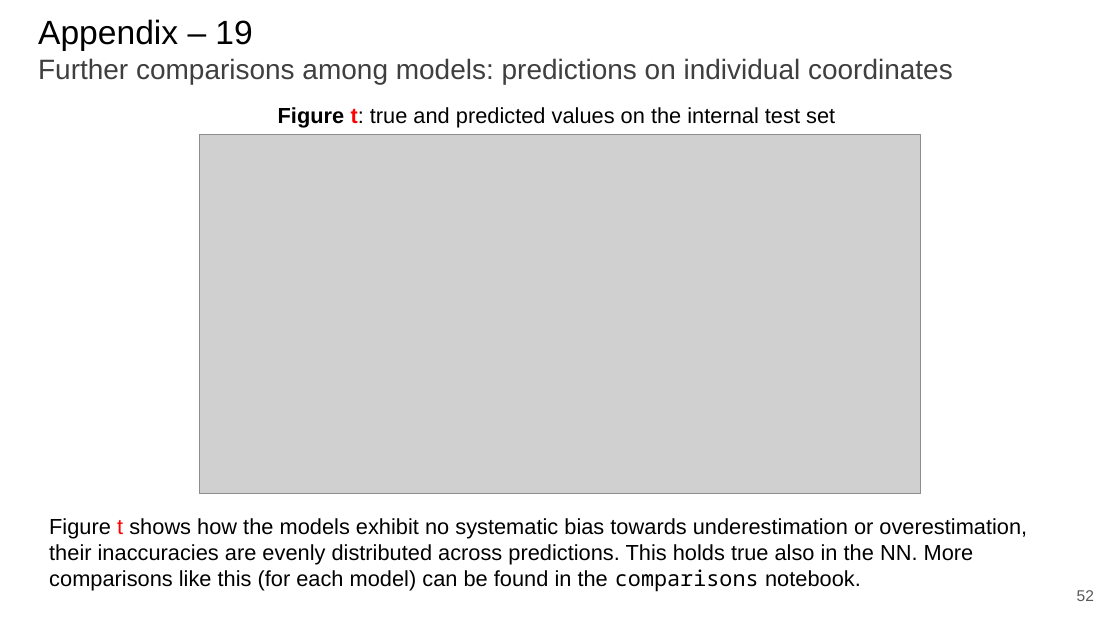
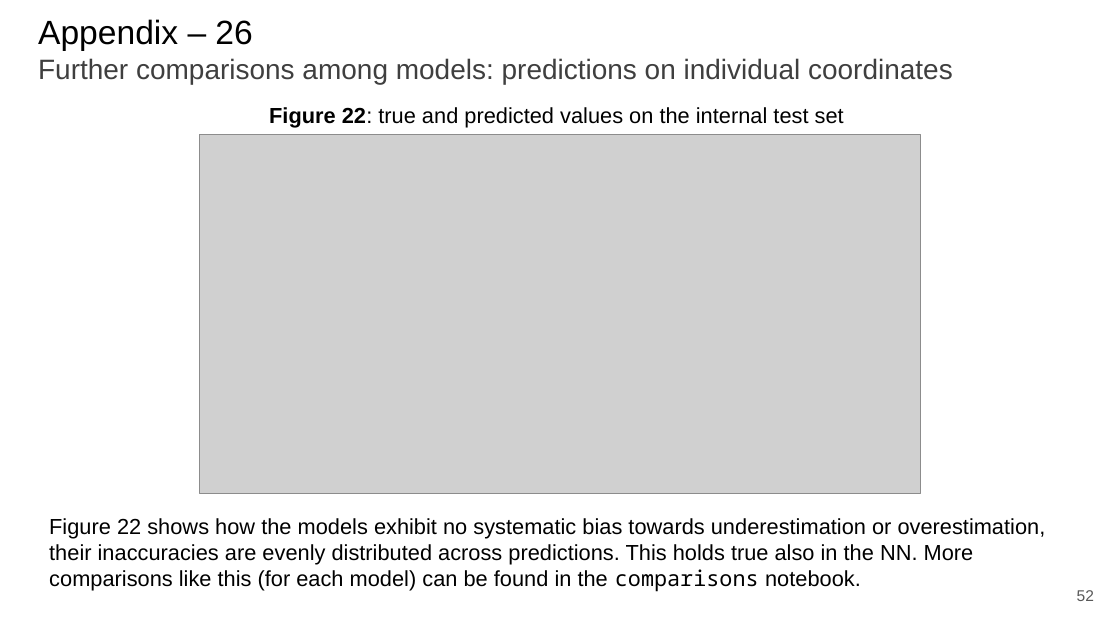
Before and after one commit to paolo-junior-mollica/machine-learning-project, a slide deck: slide 52 of relazione/Canduci_Marino_Mollica.pptx. Drawn at 1120x630 pixels with LibreOffice and Linux fonts; fonts in the diff are those of the drawing; grey boxes stand for pictures. Boxes give left, top, right and bottom in pixels: in the first picture for what was removed or moved away, otherwise in the second. Text is boxed around its words. In the diff, an @@ line names an element or a change of style, - is before the commit and + after.

```diff
--- a/relazione/Canduci_Marino_Mollica.pptx
+++ b/relazione/Canduci_Marino_Mollica.pptx
@@ title at (x1=38, y1=19, x2=953, y2=84): text changed @@
-Appendix – 19
-Further comparisons among models: predictions on individual coordinates
+Appendix – 26
+Further comparisons among models: predictions on individual coordinates
@@ text at (x1=269, y1=107, x2=844, y2=128): text changed @@
-Figure t: true and predicted values on the internal test set
+Figure 22: true and predicted values on the internal test set
@@ text at (x1=49, y1=518, x2=1046, y2=592): text changed @@
-Figure t shows how the models exhibit no systematic bias towards underestimation or overestimation, their inaccuracies are evenly distributed across predictions. This holds true also in the NN. More comparisons like this (for each model) can be found in the comparisons notebook.
+Figure 22 shows how the models exhibit no systematic bias towards underestimation or overestimation, their inaccuracies are evenly distributed across predictions. This holds true also in the NN. More comparisons like this (for each model) can be found in the comparisons notebook.
```
Also in this commit, not shown: 24 other slides changed.
